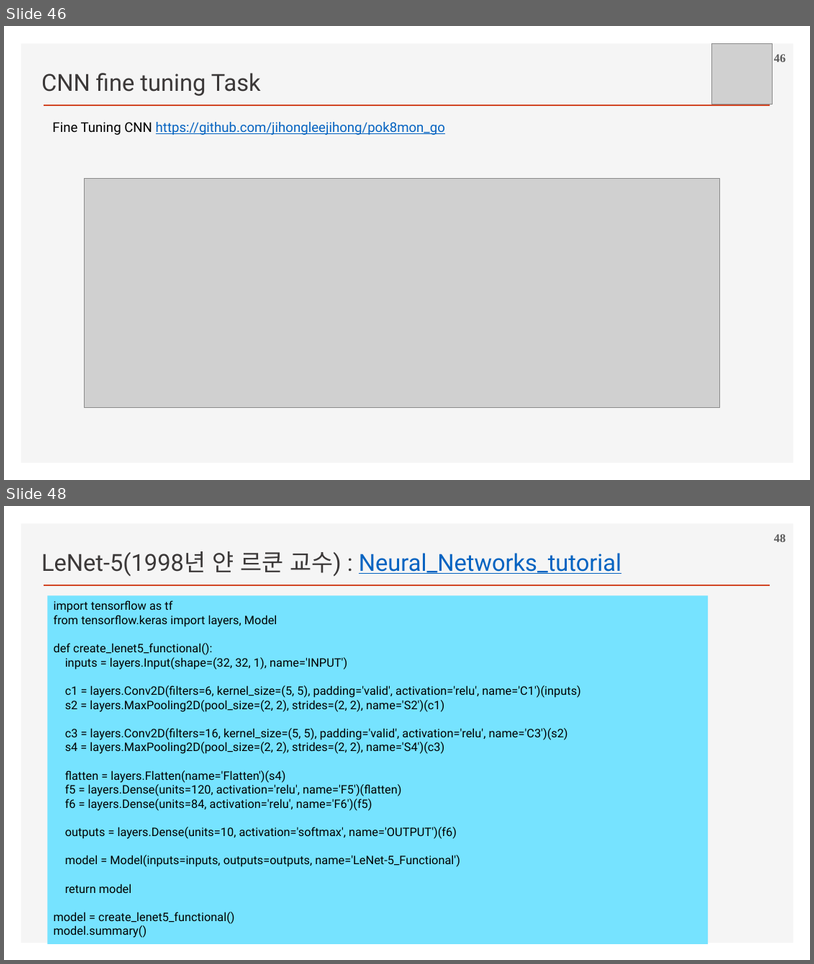
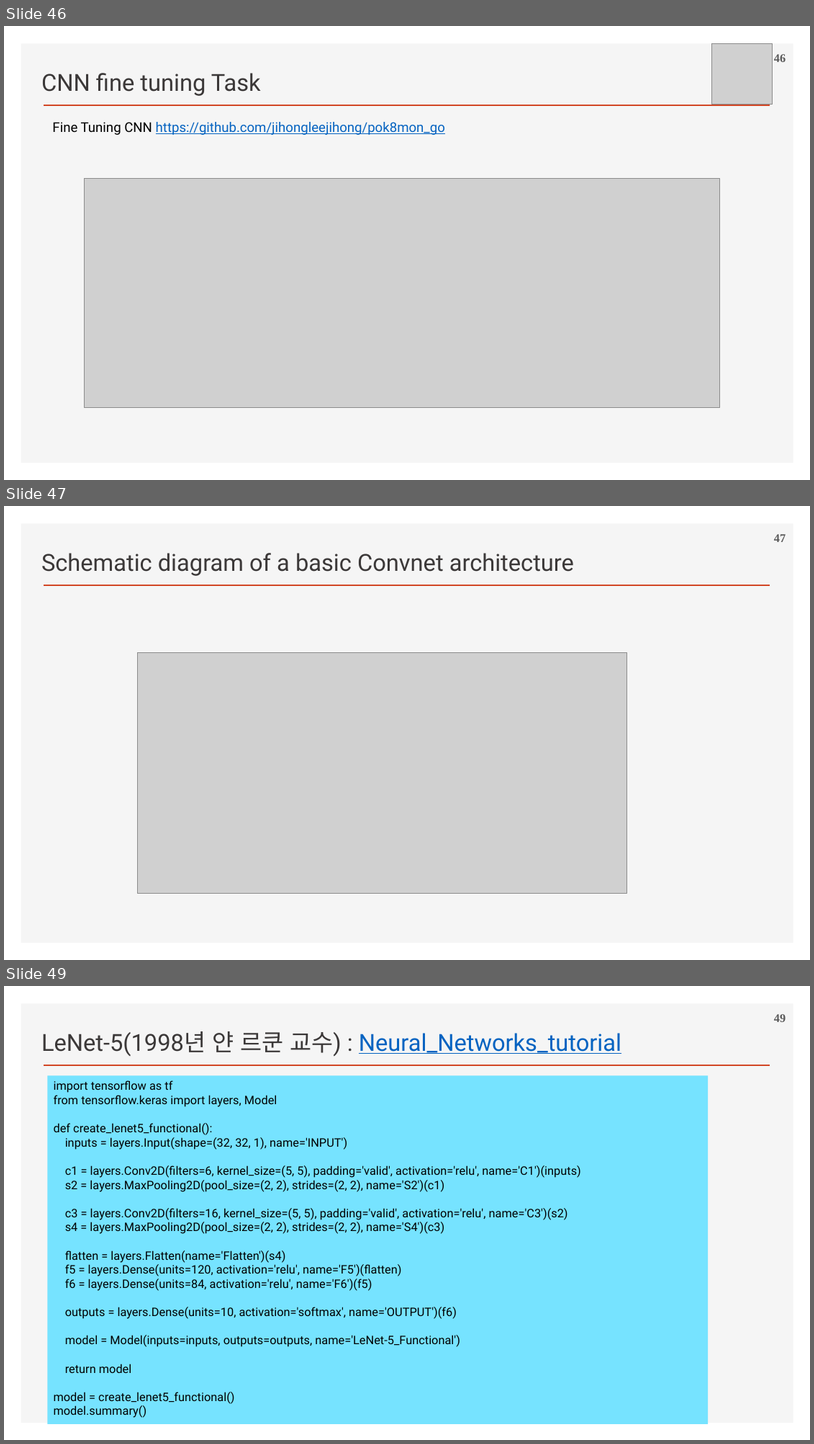
Before and after one commit to ancestor9/2026_Fall_Deep-Learning-with-Python, a slide deck: Chapter 08 Image Classification.pptx. Shown one above the other, each under a label of ours: slides 46 and 48 before the commit, slides 46, 47 and 49 after it; the slides between them are not shown. The pictures are 814x964 and 814x1444 pixels, drawn with LibreOffice and Linux fonts; fonts in the diff are those of the drawing; grey boxes stand for pictures; background and template pictures are left out. Boxes give left, top, right and bottom in pixels: in the first picture for what was removed or moved away, otherwise in the second. Text is boxed around its words. In the diff, an @@ line names an element or a change of style, - is before the commit and + after.

```diff
--- a/Chapter 08 Image Classification.pptx
+++ b/Chapter 08 Image Classification.pptx
@@ slide 47 added at (x1=4, y1=506, x2=810, y2=960), background #FFFFFF; not listed: 2 template elements that a slide beside it also shows @@
@@ page number added at (x1=774, y1=534, x2=786, y2=542), 14 pt, text #595959, bold @@
+47
@@ text added at (x1=41, y1=553, x2=574, y2=576), 28 pt, text #3B3838 @@
+Schematic diagram of a basic Convnet architecture
@@ picture added at (x1=137, y1=652, x2=627, y2=893) @@
@@ what was slide 48 is now slide 49 @@
```
Also in this commit, not shown: 1 slide changed, 8 other slides added.
